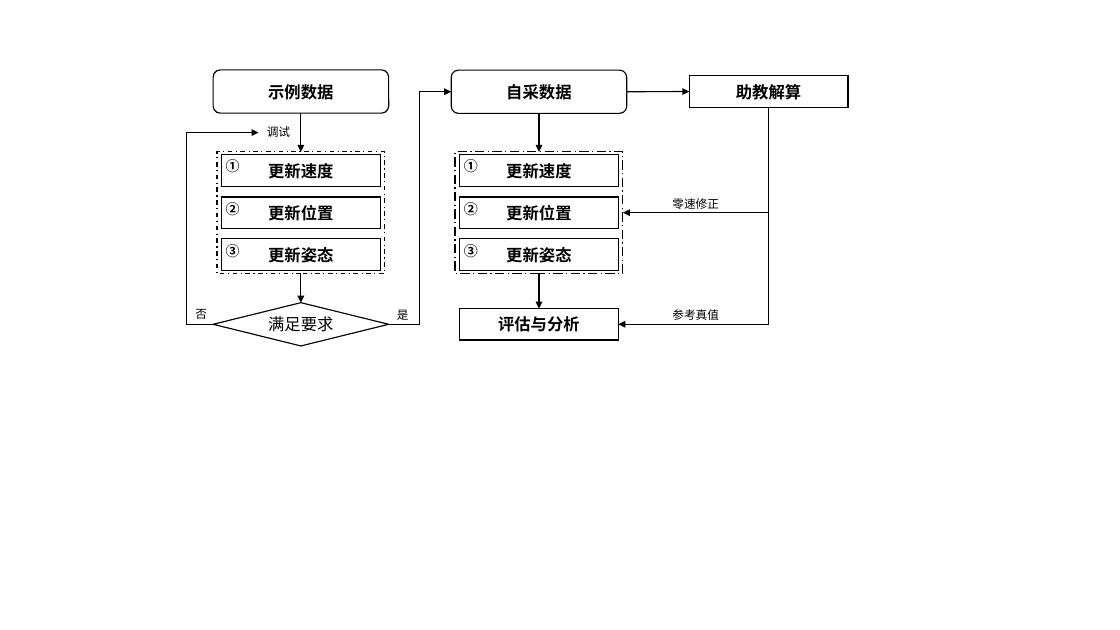
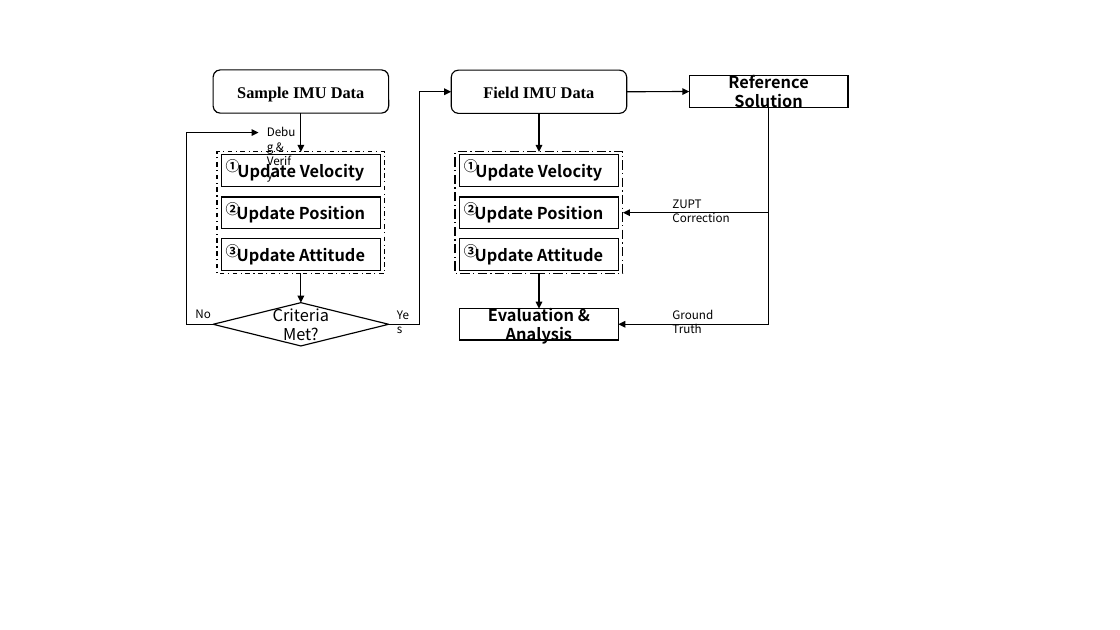
Before and after one commit to medhsiny2003/inertial-navigation-mechanization_hsiny_med, a slide deck: slide 2 of report/diagrams.pptx (slide 1 before the commit). Drawn at 1120x630 pixels with LibreOffice and Linux fonts; fonts in the diff are those of the drawing. Boxes give left, top, right and bottom in pixels: in the first picture for what was removed or moved away, otherwise in the second. Text is boxed around its words. In the diff, an @@ line names an element or a change of style, - is before the commit and + after.

Commit message:
Translate and clean report and presentation, remove external references

```diff
--- a/report/diagrams.pptx
+++ b/report/diagrams.pptx
@@ text in rounded rectangle at (237,86,365,101): text changed @@
-示例数据
+Sample IMU Data
@@ text in rounded rectangle at (483,86,595,98): text changed @@
-自采数据
+Field IMU Data
@@ text in rectangle at (728,74,808,113): text changed @@
-助教解算
+Reference Solution
@@ text at (267,126,290,137): text changed @@
-调试
+Debug & Verify
@@ text in rectangle at (237,160,365,182): text changed @@
-更新速度
+Update Velocity
@@ text in rectangle at (475,161,603,181): text changed @@
-更新速度
+Update Velocity
@@ text in rectangle at (236,203,365,223): text changed @@
-更新位置
+Update Position
@@ text in rectangle at (474,203,603,223): text changed @@
-更新位置
+Update Position
@@ text at (672,199,729,222): text changed @@
-零速修正
+ZUPT Correction
@@ text in rectangle at (237,246,365,265): text changed @@
-更新姿态
+Update Attitude
@@ text in rectangle at (475,246,603,265): text changed @@
-更新姿态
+Update Attitude
@@ text at (195,309,210,318): text changed @@
-否
+No
@@ text in diamond at (273,304,329,346): text changed @@
-满足要求
+Criteria Met?
@@ text at (397,309,409,320): text changed @@
-是
+Yes
@@ text in rectangle at (488,304,574,344): text changed @@
-评估与分析
+Evaluation & Analysis
@@ text at (672,309,713,333): text changed @@
-参考真值
+Ground Truth
```
Also in this commit, not shown: 1 other slide changed, 1 slide added, 3 other files.
